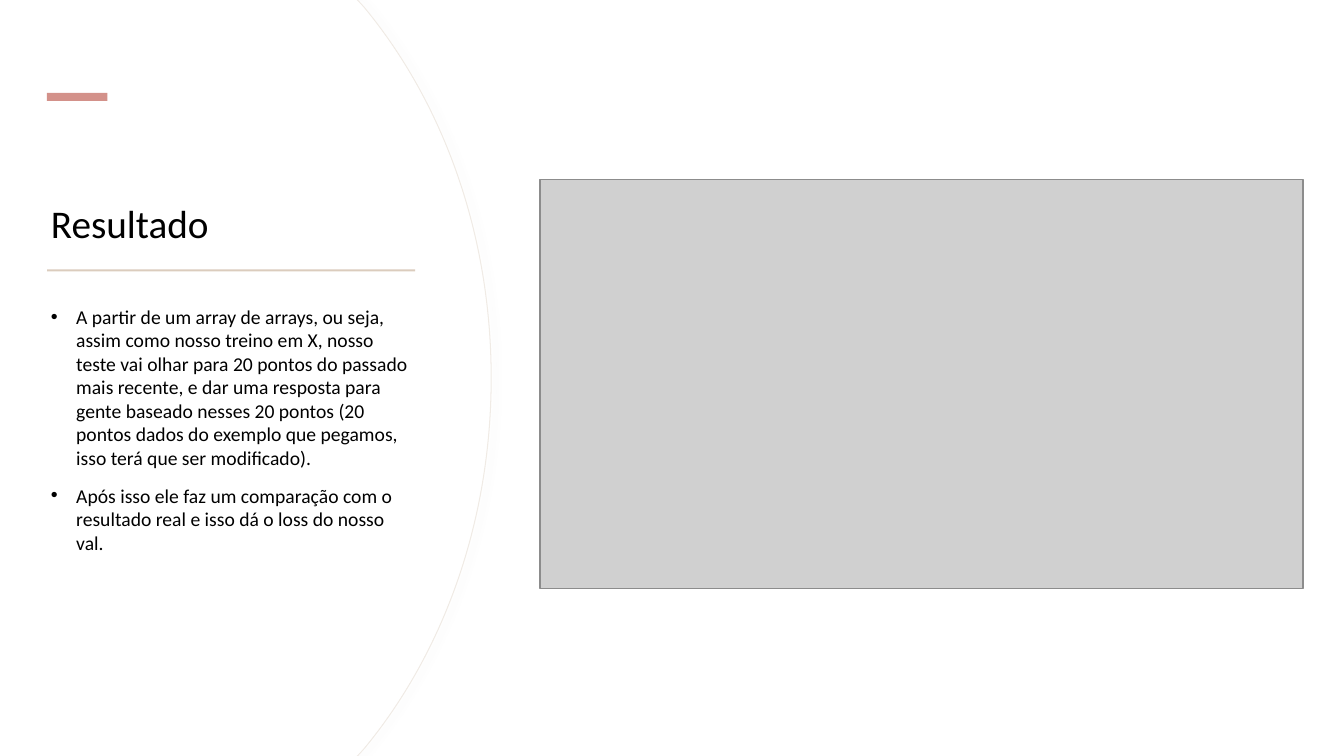
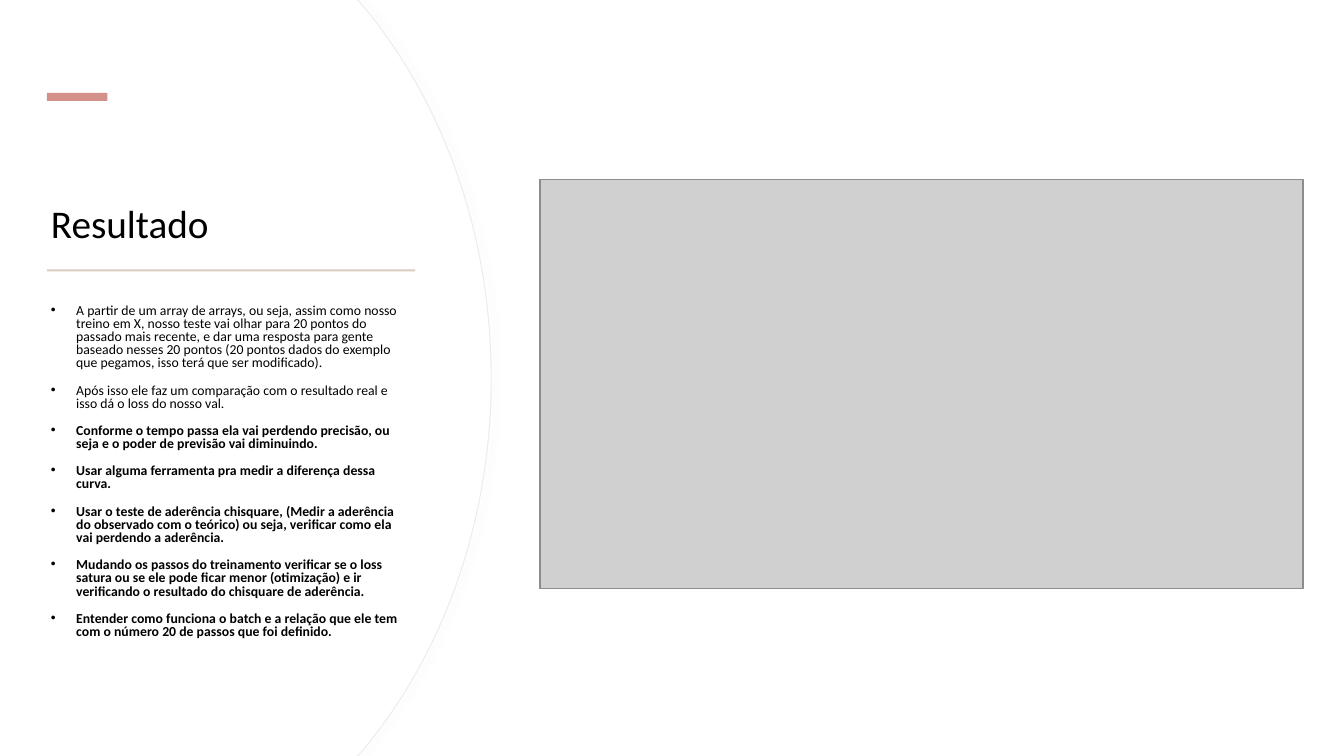
Before and after one commit to leandro-sartini/sudden_death_tcc, a slide deck: slide 12 of docs/Rede Neural Recorrente – Long Short-Term Memory.pptx (slide 11 before the commit). Drawn at 1344x756 pixels with LibreOffice and Linux fonts; fonts in the diff are those of the drawing; grey boxes stand for pictures. Boxes give left, top, right and bottom in pixels: in the first picture for what was removed or moved away, otherwise in the second. Text is boxed around its words. In the diff, an @@ line names an element or a change of style, - is before the commit and + after.

```diff
--- a/docs/Rede Neural Recorrente – Long Short-Term Memory.pptx
+++ b/docs/Rede Neural Recorrente – Long Short-Term Memory.pptx
@@ text at box(76, 305, 396, 408): size 14 to 9.8 pt in "A partir de um array de arrays, ...", "Após isso ele faz um comparação com ..."; line spacing 1 to 0.8 @@
@@ text at box(76, 425, 398, 638): paragraphs added @@
+• Conforme o tempo passa ela vai perdendo precisão, ou seja e o poder de previsão vai diminuindo.
+• Usar alguma ferramenta pra medir a diferença dessa curva.
+• Usar o teste de aderência chisquare, (Medir a aderência do observado com o teórico) ou seja, verificar como ela vai perdendo a aderência.
+• Mudando os passos do treinamento verificar se o loss satura ou se ele pode ficar menor (otimização) e ir verificando o resultado do chisquare de aderência.
+• Entender como funciona o batch e a relação que ele tem com o número 20 de passos que foi definido.
```
Also in this commit, not shown: 7 other slides changed, 3 slides added, 1 other file.
